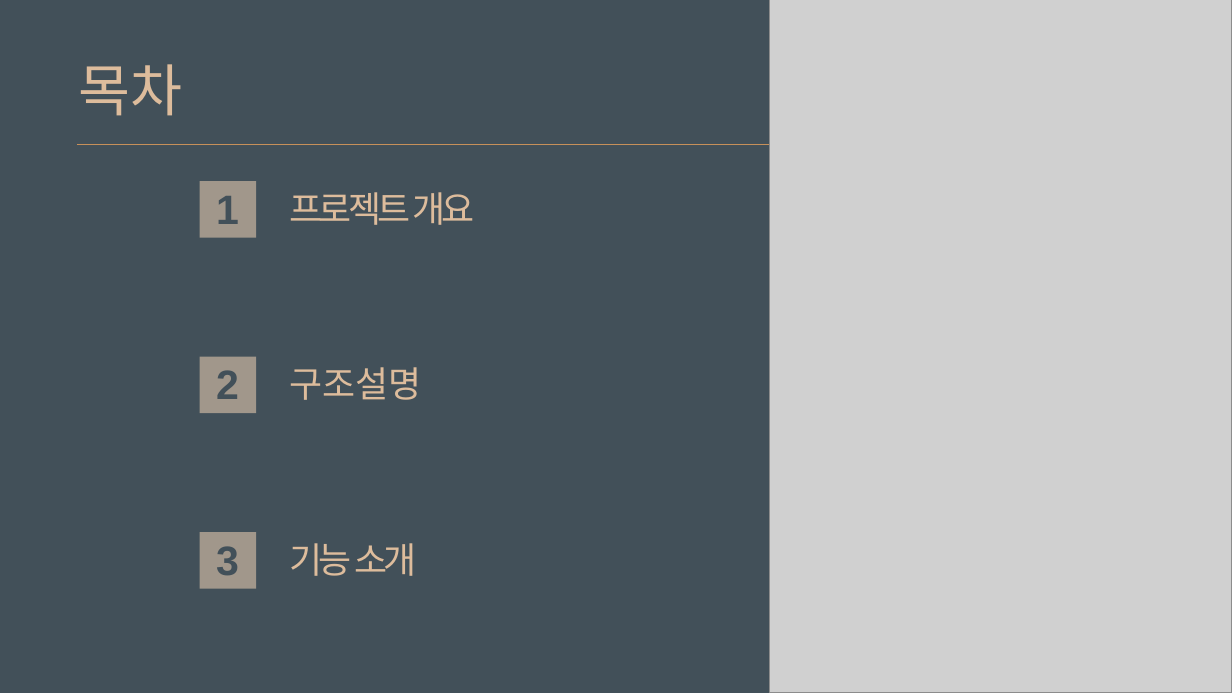
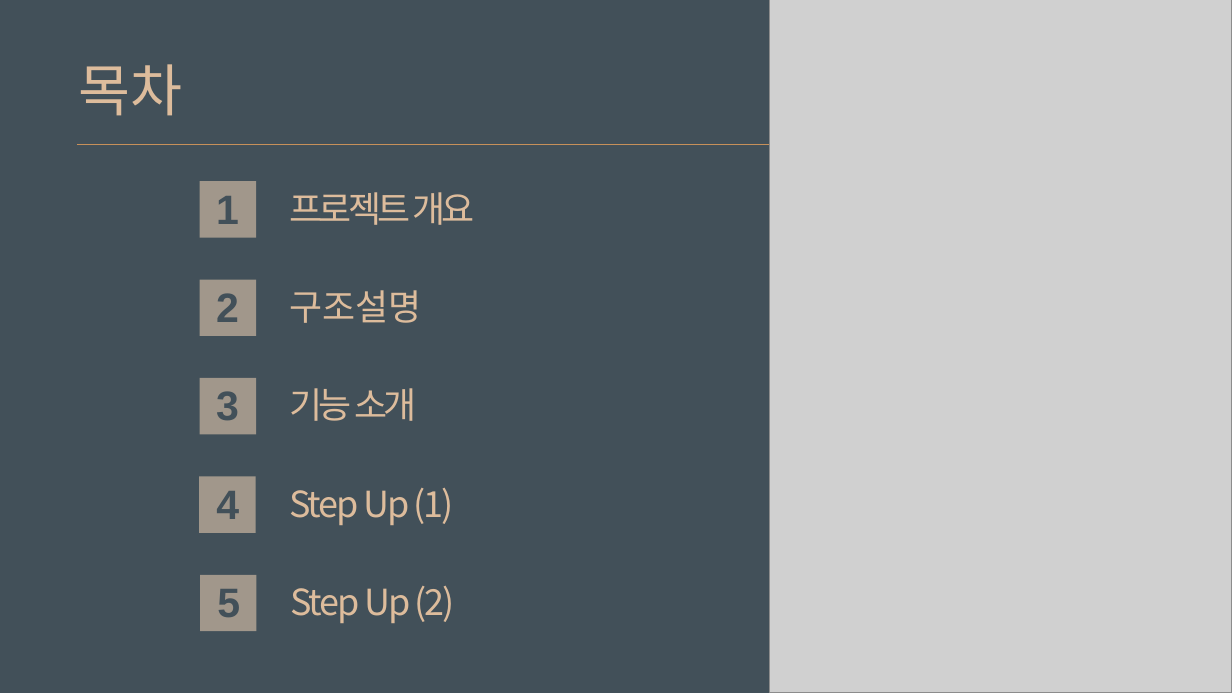
Before and after one commit to arsene-03/MashUp-SpotfireJsApi, a slide deck: slide 2 of Mash-up과제 소개.pptx. Drawn at 1232x693 pixels with LibreOffice and Linux fonts; fonts in the diff are those of the drawing; grey boxes stand for pictures. Boxes give left, top, right and bottom in pixels: in the first picture for what was removed or moved away, otherwise in the second. Text is boxed around its words. In the diff, an @@ line names an element or a change of style, - is before the commit and + after.

```diff
--- a/Mash-up과제 소개.pptx
+++ b/Mash-up과제 소개.pptx
@@ 2 texts, 1 rectangle: place and size @@
-2 texts, 1 rectangle at [200, 357, 422, 413]
+2 texts, 1 rectangle at [200, 280, 422, 336]
@@ 2 texts, 1 rectangle: place and size @@
-2 texts, 1 rectangle at [200, 532, 416, 589]
+2 texts, 1 rectangle at [200, 378, 416, 434]
@@ rectangle added at [200, 477, 256, 533], fill #A1978B @@
@@ text added at [216, 491, 239, 519], 32 pt, text #425059, bold @@
+4
@@ text added at [289, 488, 454, 525], 28 pt, text #DDBC9C @@
+Step Up (1)
@@ rectangle added at [201, 575, 257, 631], fill #A1978B @@
@@ text added at [217, 589, 240, 617], 32 pt, text #425059, bold @@
+5
@@ text added at [290, 586, 455, 623], 28 pt, text #DDBC9C @@
+Step Up (2)
```
Also in this commit, not shown: 3 other slides changed, 10 slides added, 2 other files.
